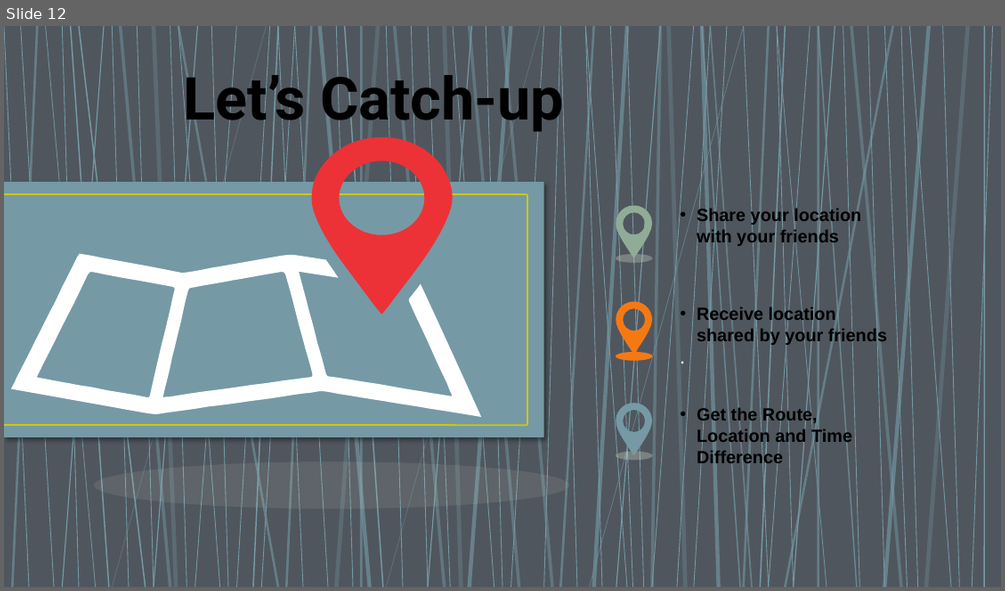
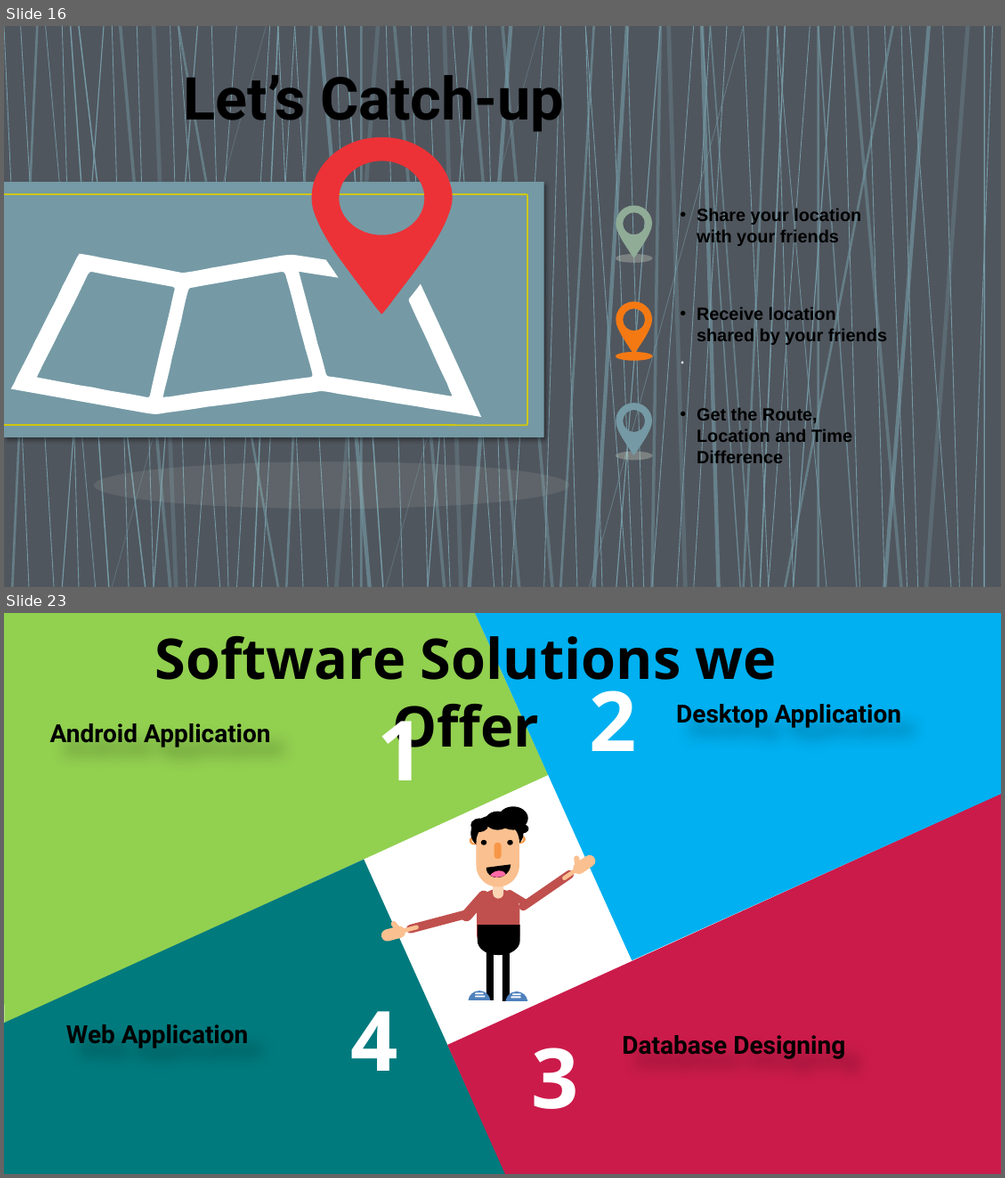
Before and after one commit to Anvisys/Documents, a slide deck: posters.pptx. Shown one above the other, each under a label of ours: slide 12 before the commit, slides 16 and 23 after it; the slides between them are not shown. The pictures are 1005x591 and 1005x1178 pixels, drawn with LibreOffice and Linux fonts; fonts in the diff are those of the drawing. Boxes give left, top, right and bottom in pixels: in the first picture for what was removed or moved away, otherwise in the second. Text is boxed around its words. In the diff, an @@ line names an element or a change of style, - is before the commit and + after.

```diff
--- a/posters.pptx
+++ b/posters.pptx
@@ slide 23 added at (x1=4, y1=613, x2=1001, y2=1174), background #FFFFFF @@
@@ freeform shape added at (x1=4, y1=613, x2=549, y2=1023), fill #92D050 @@
@@ text added at (x1=154, y1=626, x2=777, y2=762), 54 pt, text #000000, bold @@
+Software Solutions we Offer
@@ freeform shape added at (x1=473, y1=613, x2=1001, y2=962), fill #00B0F0 @@
@@ text added at (x1=590, y1=674, x2=637, y2=751), 80 pt, text #FFFFFF, bold @@
+2
@@ text added at (x1=378, y1=706, x2=425, y2=780), 80 pt, text #FFFFFF, bold @@
+1
@@ text added at (x1=676, y1=704, x2=902, y2=728), 24 pt, text #000000, bold @@
+  Desktop Application
@@ text added at (x1=50, y1=723, x2=271, y2=747), 24 pt, text #000000, bold @@
+  Android Application
@@ freeform shape added at (x1=446, y1=793, x2=1001, y2=1174), fill #CB1B4A @@
@@ freeform shape added at (x1=4, y1=859, x2=507, y2=1174), fill #007A7D @@
@@ group added at (x1=380, y1=807, x2=599, y2=1001): 18 rounded rectangles, 11 ellipses, 5 freeform shapes, 2 rectangles @@
@@ text added at (x1=350, y1=1011, x2=397, y2=1070), 80 pt, text #FFFFFF, bold @@
+4
@@ text added at (x1=66, y1=1024, x2=249, y2=1048), 24 pt, text #000000, bold @@
+  Web Application
@@ text added at (x1=622, y1=1035, x2=845, y2=1059), 24 pt, text #000000, bold @@
+  Database Designing
@@ text added at (x1=531, y1=1047, x2=578, y2=1109), 80 pt, text #FFFFFF, bold @@
+3
@@ what was slide 12 is now slide 16 @@
```
Also in this commit, not shown: 1 slide changed, 13 other slides added, 5 other files.
